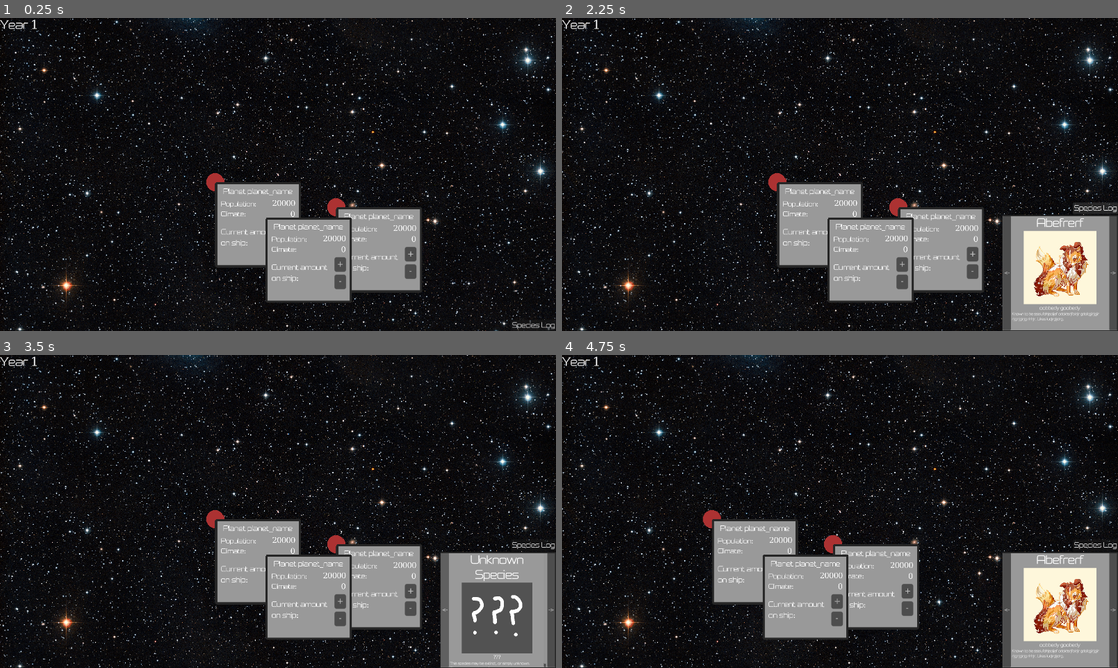
Above: before the commit, frames 1-4 (two rows, left to right).
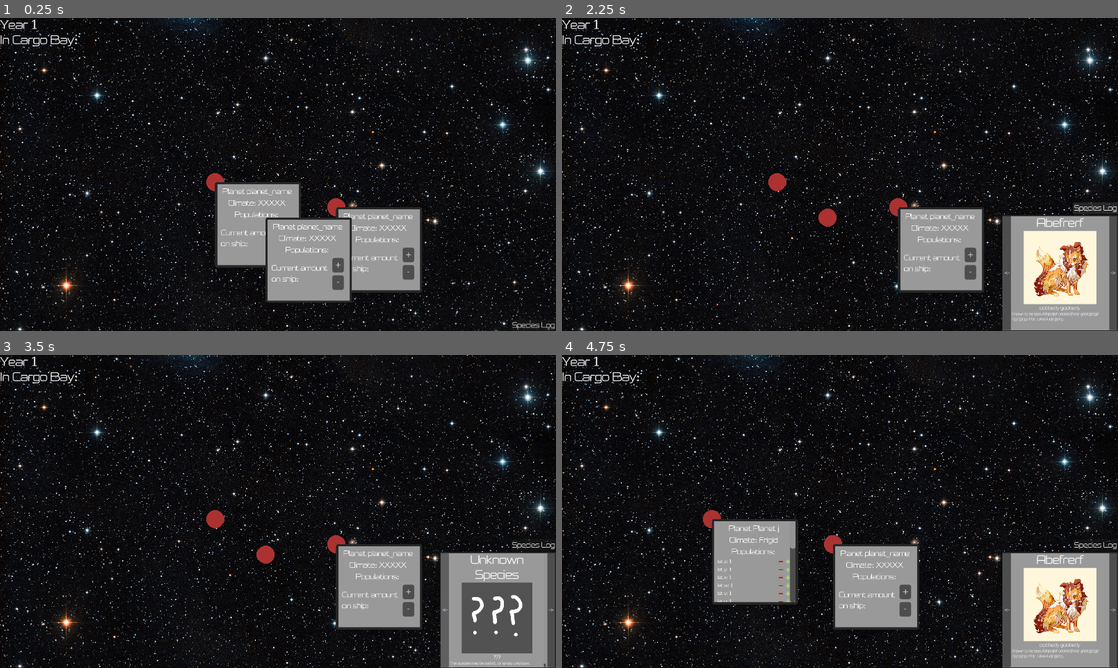
Above: after the commit, the same moments.

Repository: bcherek/mcm-final-repo
Game: Godot game, scene res://scenes/main.tscn
Same seed, same stepped clock (60 frames per second), same inputs: the game is played once before the commit and once after it.
Inputs (mouse positions are in pixels of both pictures, inside the frame that each line leads up to):
- Up to frame 1 (0.25 s): no input
- Up to frame 2 (2.25 s): click "+" at 0.5 s; click "-" at 1.25 s; click "Species Log" at 2 s
- Up to frame 3 (3.5 s): click "<-" at 2.75 s
- Up to frame 4 (4.75 s): click "->" at 3.5 s; tap Enter at 4.25 s; move the mouse to (778, 517) at 4.27 s; hold D (right) from 4.28 s (still down); tap P (KEY_P) at 4.35 s; click (778, 517) at 4.42 s

The runs differ from the first frame. In frame 1, 1.3% of the frame differs, in the area x 0-75%, y 5-87%; in frame 2, 7.6%, in the area x 0-75%, y 5-92%; in frame 3, 7.6%; in frame 4, 4.3%.
Error before the commit: Parse Error: Expected expression after "[". (res://scripts/planet.gd:28)

Commit message:
contd

Diff:
--- a/global_calculations.gd
+++ b/global_calculations.gd
@@ -13,7 +13,7 @@
 	var temp_string = Temperature_Names[planet_temp]
 	var planet_name = Planet_Names[planet_index]
 	#array of all of the the populations of the species
-	return {"pops": populations, "climate": temp_string}
+	return {"pops": populations, "climate": temp_string, "planet_name": planet_name, "species_latins": Species_Latins}
 
 func export_species(species_index: int) -> Dictionary:
 	var carrying_capacity = K[species_index]
@@ -697,8 +697,8 @@
 var Planet_Names = ["Planet A","Planet b","Planet c","Planet d","Planet e","Planet f","Planet g","Planet h","planet i","Planet j"]
 
 ## SPECIES DETAILS
-var Species_Names = ["spec a", "spec b", "spec c", "spec d", "spec e", "spec f", "spec g", "spec h", "spec i", "spec j", "spec k", "spec l", "spec m", "spec n", "spec o", "spec p", "spec q", "spec r", "spec s", "spec t", "spec u", "spec v", "spec w", "spec x", "spec y", "spec z"]
-var Species_Latins = ["lat a", "lat b", "lat c", "lat d", "lat e", "lat f", "lat g", "lat h", "lat i", "lat j", "lat k", "lat l", "lat m", "lat n", "lat o", "lat p", "lat q", "lat r", "lat s", "lat t", "lat u", "lat v", "lat w", "lat x", "lat y", "lat z"]
+var Species_Names: Array[String] = ["spec a", "spec b", "spec c", "spec d", "spec e", "spec f", "spec g", "spec h", "spec i", "spec j", "spec k", "spec l", "spec m", "spec n", "spec o", "spec p", "spec q", "spec r", "spec s", "spec t", "spec u", "spec v", "spec w", "spec x", "spec y", "spec z"]
+var Species_Latins: Array[String] = ["lat a", "lat b", "lat c", "lat d", "lat e", "lat f", "lat g", "lat h", "lat i", "lat j", "lat k", "lat l", "lat m", "lat n", "lat o", "lat p", "lat q", "lat r", "lat s", "lat t", "lat u", "lat v", "lat w", "lat x", "lat y", "lat z"]
 
 #A_Const: Constants for Species A. A_Const[1] = Carrying Capacity. A_Const[2] = Species Size
 # [0] Carrying Capacity (K)
--- a/gui.tscn
+++ b/gui.tscn
@@ -30,6 +30,15 @@
 size_flags_vertical = 1
 theme = ExtResource("1_80edf")
 text = "Year 1"
+horizontal_alignment = 1
+vertical_alignment = 1
+
+[node name="Label2" type="Label" parent="VBoxContainer"]
+layout_mode = 2
+size_flags_horizontal = 0
+size_flags_vertical = 1
+theme = ExtResource("1_80edf")
+text = "In Cargo Bay:"
 horizontal_alignment = 1
 vertical_alignment = 1
 
--- a/scenes/planet.tscn
+++ b/scenes/planet.tscn
@@ -3,7 +3,7 @@
 [ext_resource type="Script" uid="uid://cpjr0rblhytgc" path="res://scripts/planet.gd" id="1_0k1rn"]
 [ext_resource type="Texture2D" uid="uid://cb4e7can11bwj" path="res://assets/planet_32px_placeholder.png" id="2_48b8c"]
 [ext_resource type="Theme" uid="uid://csh6pvlo4dyei" path="res://themes_fonts/game_theme.tres" id="3_3s4jt"]
-[ext_resource type="Script" uid="uid://btw7g05awn214" path="res://scripts/tooltip_2.gd" id="4_1wmcx"]
+[ext_resource type="Script" uid="uid://btw7g05awn214" path="res://scripts/tooltip_script.gd" id="4_1wmcx"]
 
 [sub_resource type="CircleShape2D" id="CircleShape2D_a75xc"]
 radius = 12.0017
@@ -13,7 +13,6 @@
 
 [node name="Planet" type="Node2D"]
 script = ExtResource("1_0k1rn")
-planet_ID = null
 
 [node name="planet_sprite" type="Sprite2D" parent="."]
 scale = Vector2(5, 5)
@@ -33,70 +32,68 @@
 theme = ExtResource("3_3s4jt")
 script = ExtResource("4_1wmcx")
 
-[node name="MarginContainer" type="MarginContainer" parent="planet_sprite/planet_hitbox/CollisionShape2D/Tooltip_main"]
+[node name="ScrollContainer" type="ScrollContainer" parent="planet_sprite/planet_hitbox/CollisionShape2D/Tooltip_main"]
 layout_mode = 2
+
+[node name="MarginContainer" type="MarginContainer" parent="planet_sprite/planet_hitbox/CollisionShape2D/Tooltip_main/ScrollContainer"]
+layout_mode = 2
+size_flags_horizontal = 4
 theme_override_constants/margin_left = 5
 theme_override_constants/margin_top = 5
 theme_override_constants/margin_right = 5
 theme_override_constants/margin_bottom = 5
 
-[node name="VBoxContainer" type="VBoxContainer" parent="planet_sprite/planet_hitbox/CollisionShape2D/Tooltip_main/MarginContainer"]
+[node name="VBoxContainer" type="VBoxContainer" parent="planet_sprite/planet_hitbox/CollisionShape2D/Tooltip_main/ScrollContainer/MarginContainer"]
 layout_mode = 2
 
-[node name="Label" type="Label" parent="planet_sprite/planet_hitbox/CollisionShape2D/Tooltip_main/MarginContainer/VBoxContainer"]
+[node name="planet label" type="Label" parent="planet_sprite/planet_hitbox/CollisionShape2D/Tooltip_main/ScrollContainer/MarginContainer/VBoxContainer"]
 layout_mode = 2
 theme = ExtResource("3_3s4jt")
 text = "Planet planet_name"
 horizontal_alignment = 1
 autowrap_mode = 3
 
-[node name="HBoxContainer" type="HBoxContainer" parent="planet_sprite/planet_hitbox/CollisionShape2D/Tooltip_main/MarginContainer/VBoxContainer"]
+[node name="climate" type="Label" parent="planet_sprite/planet_hitbox/CollisionShape2D/Tooltip_main/ScrollContainer/MarginContainer/VBoxContainer"]
+layout_mode = 2
+theme = ExtResource("3_3s4jt")
+text = "Climate: XXXXX"
+horizontal_alignment = 1
+autowrap_mode = 3
+
+[node name="pops header" type="Label" parent="planet_sprite/planet_hitbox/CollisionShape2D/Tooltip_main/ScrollContainer/MarginContainer/VBoxContainer"]
+layout_mode = 2
+theme = ExtResource("3_3s4jt")
+text = "Populations:"
+horizontal_alignment = 1
+autowrap_mode = 3
+
+[node name="HBoxContainer2" type="HBoxContainer" parent="planet_sprite/planet_hitbox/CollisionShape2D/Tooltip_main/ScrollContainer/MarginContainer/VBoxContainer"]
 layout_mode = 2
 
-[node name="pop_climate" type="Label" parent="planet_sprite/planet_hitbox/CollisionShape2D/Tooltip_main/MarginContainer/VBoxContainer/HBoxContainer"]
-layout_mode = 2
-size_flags_horizontal = 0
-theme = ExtResource("3_3s4jt")
-theme_override_font_sizes/font_size = 9
-text = "Population:
-Climate:"
-
-[node name="vals_pop_climate" type="Label" parent="planet_sprite/planet_hitbox/CollisionShape2D/Tooltip_main/MarginContainer/VBoxContainer/HBoxContainer"]
-layout_mode = 2
-size_flags_horizontal = 10
-theme = ExtResource("3_3s4jt")
-text = "20000
-0"
-horizontal_alignment = 2
-
-[node name="HBoxContainer2" type="HBoxContainer" parent="planet_sprite/planet_hitbox/CollisionShape2D/Tooltip_main/MarginContainer/VBoxContainer"]
-layout_mode = 2
-
-[node name="Label3" type="Label" parent="planet_sprite/planet_hitbox/CollisionShape2D/Tooltip_main/MarginContainer/VBoxContainer/HBoxContainer2"]
+[node name="Label3" type="Label" parent="planet_sprite/planet_hitbox/CollisionShape2D/Tooltip_main/ScrollContainer/MarginContainer/VBoxContainer/HBoxContainer2"]
 layout_mode = 2
 size_flags_horizontal = 0
 theme = ExtResource("3_3s4jt")
 text = "Current amount
 on ship:"
 
-[node name="VBoxContainer" type="VBoxContainer" parent="planet_sprite/planet_hitbox/CollisionShape2D/Tooltip_main/MarginContainer/VBoxContainer/HBoxContainer2"]
+[node name="VBoxContainer" type="VBoxContainer" parent="planet_sprite/planet_hitbox/CollisionShape2D/Tooltip_main/ScrollContainer/MarginContainer/VBoxContainer/HBoxContainer2"]
 layout_mode = 2
 size_flags_horizontal = 10
 
-[node name="Button2" type="Button" parent="planet_sprite/planet_hitbox/CollisionShape2D/Tooltip_main/MarginContainer/VBoxContainer/HBoxContainer2/VBoxContainer"]
+[node name="Button2" type="Button" parent="planet_sprite/planet_hitbox/CollisionShape2D/Tooltip_main/ScrollContainer/MarginContainer/VBoxContainer/HBoxContainer2/VBoxContainer"]
 layout_mode = 2
 size_flags_vertical = 3
 theme = ExtResource("3_3s4jt")
 text = "+"
 
-[node name="Button" type="Button" parent="planet_sprite/planet_hitbox/CollisionShape2D/Tooltip_main/MarginContainer/VBoxContainer/HBoxContainer2/VBoxContainer"]
+[node name="Button" type="Button" parent="planet_sprite/planet_hitbox/CollisionShape2D/Tooltip_main/ScrollContainer/MarginContainer/VBoxContainer/HBoxContainer2/VBoxContainer"]
 layout_mode = 2
 size_flags_vertical = 3
 theme = ExtResource("3_3s4jt")
 text = "-"
 
 [node name="tooltip_hitbox" type="Area2D" parent="planet_sprite/planet_hitbox/CollisionShape2D"]
-visible = false
 
 [node name="CollisionShape2D" type="CollisionShape2D" parent="planet_sprite/planet_hitbox/CollisionShape2D/tooltip_hitbox"]
 z_index = 1
--- a/scenes/planet_manager.gd
+++ b/scenes/planet_manager.gd
@@ -2,26 +2,28 @@
 
 ##we need to stop multiple tooltips from existing
 @onready var global_processing: Node = $"../Global_Processing"
-
+var grant_tooltip_rights: bool = true
 
 func _ready():
 	for child: Planet in get_children():
-		child.connect("tooltip_requested", disable_addtl_child_tooltips)
+		child.connect("tooltip_requested", disable_addtl_child_tooltips.bind(child))
 		child.connect("tooltip_dismissed", enable_addl_child_tooltips)
-		child.connect("planet_datawdawd", give_planet_data.bind(child))
+		child.connect("planet_data_requested", give_planet_data.bind(child))
 
 func give_planet_data(planet: Planet):
 	#passes the data from global processing into the planet itself
 	planet.set_planet_data(global_processing.export_planet(planet.planet_ID))
 
 
-func disable_addtl_child_tooltips():
-	print("disabling other tooltips")
-	for child: Planet in get_children():
-		child.allow_tooltips = false
-	pass
+func disable_addtl_child_tooltips(planet: Planet):
+	print("A tooltip was requested")
+	if (grant_tooltip_rights):
+		print("we'll allow this child to have a tooltip")
+		planet.open_tooltip()
+		grant_tooltip_rights = false
+	else:
+		print("child tooltip request denied")
 
 func enable_addl_child_tooltips():
-	for child: Planet in get_children():
-		child.allow_tooltips = true
-	pass
+	print("child closed tooltip")
+	grant_tooltip_rights = true
--- a/scripts/camera_2d.gd
+++ b/scripts/camera_2d.gd
@@ -44,13 +44,14 @@
 
 
 func _unhandled_input(event: InputEvent) -> void:
+	pass
 	#handle zoom based on scroll event
-	if event is InputEventMouseButton:
-		if event.is_pressed():
-			if event.button_index == MOUSE_BUTTON_WHEEL_UP:
-				if zoom > zoom_min:
-					des_zoom -= zoom_speed
-			if event.button_index == MOUSE_BUTTON_WHEEL_DOWN:
-				if zoom < zoom_max:
-					des_zoom += zoom_speed
-		des_zoom = des_zoom.clamp(zoom_min,zoom_max)
+	#if event is InputEventMouseButton:
+		#if event.is_pressed():
+			#if event.button_index == MOUSE_BUTTON_WHEEL_UP:
+				#if zoom > zoom_min:
+					#des_zoom -= zoom_speed
+			#if event.button_index == MOUSE_BUTTON_WHEEL_DOWN:
+				#if zoom < zoom_max:
+					#des_zoom += zoom_speed
+		#des_zoom = des_zoom.clamp(zoom_min,zoom_max)
--- a/scripts/planet.gd
+++ b/scripts/planet.gd
@@ -2,12 +2,13 @@
 
 class_name Planet
 
-var planet_data: Dictionary
-var population: Array[int]
+var population: Array
+var species_latins: Array[String] #this needs to change when we begin hiding populations
 var planet_name: String
 var climate: String
 var in_tooltip: bool
 var allow_tooltips: bool
+
 
 signal tooltip_requested
 signal tooltip_dismissed
@@ -21,36 +22,33 @@
 
 
 func _ready():
-	print("planet data requested")
+	print("ready")
 
 func set_planet_data(input: Dictionary) -> void:
-	population = input["population"]
-	planet_name = input[]
-	climate = "sunny"
+	population = input["pops"]
+	species_latins = input["species_latins"]
+	planet_name = input["planet_name"]
+	climate = input["climate"]
 	allow_tooltips = true
 
 func get_planet_info() -> Dictionary:
-	return {"planet_name": planet_name, "population": population, "climate": climate}
+	emit_signal("planet_data_requested")
+	return {"planet_name": planet_name, "population": population, "climate": climate, "species_latins": species_latins}
 
 
 func _on_area_2d_mouse_entered() -> void:
 	print("planet hitbox mouse entered")
-	# enters the HITBOX
-	if (allow_tooltips):
-		open_tooltip()
+	emit_signal("tooltip_requested")
 
 func _on_area_2d_mouse_exited() -> void:
 	# exits the hitbox
 	print("planet hitbox mouse exited")
 
 func open_tooltip() -> void:
-	if (allow_tooltips):
-		tooltip_main.visible = true
-		tooltip_hitbox.visible = true
-		tooltip_main.set_planet_info(get_planet_info())
-		emit_signal("tooltip_requested")
-	else:
-		print("tried to make tooltip but not allowed!")
+	#should only be called by Planet Manager
+	tooltip_main.visible = true
+	tooltip_hitbox.visible = true
+	tooltip_main.set_planet_info(get_planet_info())
 
 func close_tooltip() -> void:
 	if (tooltip_main.visible):
@@ -63,4 +61,4 @@
 	close_tooltip()
 
 func _on_tooltip_hitbox_mouse_entered() -> void:
-	print("on tooltip hitbox mouse entered")
+	pass
--- a/scripts/tooltip_2.gd
+++ /dev/null
@@ -1,45 +0,0 @@
-extends Control
-
-var planet_data: Dictionary
-var population: int
-var planet_name: String
-var climate: String
-
-@onready var label1: Label = $MarginContainer/VBoxContainer/Label
-@onready var btn1: Button = $MarginContainer/VBoxContainer/Button
-@onready var vbox1: VBoxContainer = $MarginContainer/VBoxContainer
-@onready var vals_pop_climate: Label = $MarginContainer/VBoxContainer/HBoxContainer/vals_pop_climate
-
-@export var planet_id: int = -1
-func _ready():
-	#without this code,
-	mouse_filter = Control.MOUSE_FILTER_PASS
-	print("eee")
-	pass
-
-func set_planet_info(dict: Dictionary) -> void:
-	# do something to children nodes with the dictionary
-	print("set_planet_info")
-	planet_data = dict
-	print(dict)
-	planet_name = dict["planet_name"]
-	population = dict["population"]
-	climate = dict["climate"]
-
-	populate_labels(dict)
-
-
-func populate_labels(dict) -> void:
-	top_label(dict)
-	configure_button()
-	pop_climate_vals()
-
-func pop_climate_vals() -> void:
-	vals_pop_climate.text = str(population) + "\n" + climate
-
-func top_label(dict: Dictionary):
-	label1.text = "Planet " + planet_name
-
-func configure_button():
-
-	pass
--- /dev/null
+++ b/scripts/tooltip_script.gd
@@ -0,0 +1,55 @@
+extends Control
+
+var population: Array
+var species_latins: Array[String] #this needs to change when we begin hiding populations
+var planet_name: String
+var climate: String
+
+@onready var planet_label: Label = $"ScrollContainer/MarginContainer/VBoxContainer/planet label"
+@onready var climate_label: Label = $ScrollContainer/MarginContainer/VBoxContainer/climate
+@onready var pops_header: Label = $"ScrollContainer/MarginContainer/VBoxContainer/pops header"
+@onready var v_box_container: VBoxContainer = $ScrollContainer/MarginContainer/VBoxContainer
+
+const SPECIES_MODIFIER = preload("res://species_modifier.tscn")
+
+
+@export var planet_id: int = -1
+func _ready():
+	#without this code,
+	mouse_filter = Control.MOUSE_FILTER_PASS
+	print("eee")
+	pass
+
+func set_planet_info(dict: Dictionary) -> void:
+	# do something to children nodes with the dictionary
+	print("set_planet_info")
+	planet_name = dict["planet_name"]
+	population = dict["population"]
+	climate = dict["climate"]
+	species_latins = dict["species_latins"]
+	populate_labels()
+
+func populate_labels() -> void:
+	set_planet_name()
+	create_pop_btns()
+	configure_button()
+	pop_climate_vals()
+
+func create_pop_btns() -> void:
+	for i in range(len(population)):
+		if (population[i] != 0):
+			var spec_mod: SpeciesModifier = SPECIES_MODIFIER.instantiate()
+			pops_header.add_sibling(spec_mod)
+			print("pop: " + str(population[i]))
+			spec_mod.set_spec_name(species_latins[i] + ": "+ str(population[i]))
+
+
+func pop_climate_vals() -> void:
+	climate_label.text = "Climate: " + climate
+
+func set_planet_name():
+	planet_label.text = "Planet " + planet_name
+
+func configure_button():
+
+	pass
--- /dev/null
+++ b/species_modifier.gd
@@ -0,0 +1,6 @@
+class_name SpeciesModifier extends HBoxContainer
+
+@onready var spec_label: Label = $species_name
+
+func set_spec_name(text: String):
+	spec_label.text = text
--- /dev/null
+++ b/species_modifier.tscn
@@ -0,0 +1,51 @@
+[gd_scene load_steps=5 format=3 uid="uid://of741dha26oy"]
+
+[ext_resource type="Theme" uid="uid://bb8skdiovc0jo" path="res://themes_fonts/spec_modifier_theme.tres" id="1_fy0gn"]
+[ext_resource type="Script" uid="uid://fl2xlriocnu7" path="res://species_modifier.gd" id="1_j7eux"]
+[ext_resource type="Texture2D" uid="uid://dwslhh7ifia2c" path="res://assets/minus.png" id="3_8gt3c"]
+[ext_resource type="Texture2D" uid="uid://lcobp8lpp6m" path="res://assets/plus.png" id="4_wwuhg"]
+
+[node name="species_modifier" type="HBoxContainer"]
+clip_contents = true
+custom_minimum_size = Vector2(1, 1)
+anchors_preset = 14
+anchor_top = 0.5
+anchor_right = 1.0
+anchor_bottom = 0.5
+offset_top = -72.0
+offset_right = -1838.0
+offset_bottom = -62.0
+grow_horizontal = 2
+grow_vertical = 2
+size_flags_vertical = 4
+size_flags_stretch_ratio = 0.1
+theme = ExtResource("1_fy0gn")
+alignment = 1
+script = ExtResource("1_j7eux")
+
+[node name="species_name" type="Label" parent="."]
+layout_mode = 2
+theme = ExtResource("1_fy0gn")
+text = "species_latin: xxxx"
+
+[node name="spacer" type="Control" parent="."]
+clip_contents = true
+layout_mode = 2
+size_flags_horizontal = 3
+size_flags_vertical = 4
+
+[node name="Button1" type="Button" parent="."]
+layout_mode = 2
+size_flags_horizontal = 4
+size_flags_vertical = 4
+theme = ExtResource("1_fy0gn")
+icon = ExtResource("3_8gt3c")
+clip_text = true
+
+[node name="Button2" type="Button" parent="."]
+layout_mode = 2
+size_flags_horizontal = 4
+size_flags_vertical = 4
+theme = ExtResource("1_fy0gn")
+icon = ExtResource("4_wwuhg")
+clip_text = true
--- /dev/null
+++ b/themes_fonts/spec_modifier_theme.tres
@@ -0,0 +1,79 @@
+[gd_resource type="Theme" load_steps=6 format=3 uid="uid://bb8skdiovc0jo"]
+
+[ext_resource type="FontFile" uid="uid://bvfl3jc1suiqd" path="res://themes_fonts/MegatransdemoRegular-8M9B0.otf" id="1_ln1fa"]
+
+[sub_resource type="StyleBoxFlat" id="StyleBoxFlat_ytqfy"]
+content_margin_left = 4.0
+content_margin_top = 4.0
+content_margin_right = 4.0
+content_margin_bottom = 4.0
+bg_color = Color(1, 1, 1, 0.75)
+draw_center = false
+border_width_left = 2
+border_width_top = 2
+border_width_right = 2
+border_width_bottom = 2
+corner_radius_top_left = 3
+corner_radius_top_right = 3
+corner_radius_bottom_right = 3
+corner_radius_bottom_left = 3
+corner_detail = 5
+expand_margin_left = 2.0
+expand_margin_top = 2.0
+expand_margin_right = 2.0
+expand_margin_bottom = 2.0
+
+[sub_resource type="StyleBoxFlat" id="StyleBoxFlat_yat33"]
+content_margin_left = 4.0
+content_margin_top = 4.0
+content_margin_right = 4.0
+content_margin_bottom = 4.0
+bg_color = Color(0.225, 0.225, 0.225, 0.6)
+corner_radius_top_left = 3
+corner_radius_top_right = 3
+corner_radius_bottom_right = 3
+corner_radius_bottom_left = 3
+corner_detail = 5
+
+[sub_resource type="StyleBoxFlat" id="StyleBoxFlat_ln1fa"]
+bg_color = Color(0, 0, 0, 0)
+
+[sub_resource type="StyleBoxFlat" id="StyleBoxFlat_pvki4"]
+content_margin_left = 4.0
+content_margin_top = 4.0
+content_margin_right = 4.0
+content_margin_bottom = 4.0
+bg_color = Color(0, 0, 0, 0.6)
+corner_radius_top_left = 3
+corner_radius_top_right = 3
+corner_radius_bottom_right = 3
+corner_radius_bottom_left = 3
+corner_detail = 5
+
+[resource]
+default_font = ExtResource("1_ln1fa")
+default_font_size = 12
+Button/colors/font_color = Color(0.875, 0.875, 0.875, 1)
+Button/colors/font_disabled_color = Color(0.875, 0.875, 0.875, 0.5)
+Button/colors/font_focus_color = Color(0.95, 0.95, 0.95, 1)
+Button/colors/font_hover_color = Color(0.95, 0.95, 0.95, 1)
+Button/colors/font_hover_pressed_color = Color(1, 1, 1, 1)
+Button/colors/font_outline_color = Color(0, 0, 0, 1)
+Button/colors/font_pressed_color = Color(1, 1, 1, 1)
+Button/colors/icon_disabled_color = Color(1, 1, 1, 0.4)
+Button/colors/icon_focus_color = Color(1, 1, 1, 1)
+Button/colors/icon_hover_color = Color(1, 1, 1, 1)
+Button/colors/icon_hover_pressed_color = Color(1, 1, 1, 1)
+Button/colors/icon_normal_color = Color(1, 1, 1, 1)
+Button/colors/icon_pressed_color = Color(1, 1, 1, 1)
+Button/constants/align_to_largest_stylebox = 0
+Button/constants/h_separation = 0
+Button/constants/icon_max_width = 6
+Button/constants/outline_size = 0
+Button/font_sizes/font_size = 7
+Button/styles/focus = SubResource("StyleBoxFlat_ytqfy")
+Button/styles/hover = SubResource("StyleBoxFlat_yat33")
+Button/styles/normal = SubResource("StyleBoxFlat_ln1fa")
+Button/styles/pressed = SubResource("StyleBoxFlat_pvki4")
+Label/font_sizes/font_size = 6
+Label/fonts/font = ExtResource("1_ln1fa")
Binary file added: assets/minus.png
Not shown, added: assets/minus.png.import
Binary file added: assets/plus.png
Not shown, added: assets/plus.png.import
Not shown: 1 places in scenes/main.tscn that only renumber resources
Not shown: 1 places in scenes/tooltip.tscn that only renumber resources
Renamed: scripts/tooltip_2.gd.uid -> scripts/tooltip_script.gd.uid
Not shown, added: species_modifier.gd.uid
